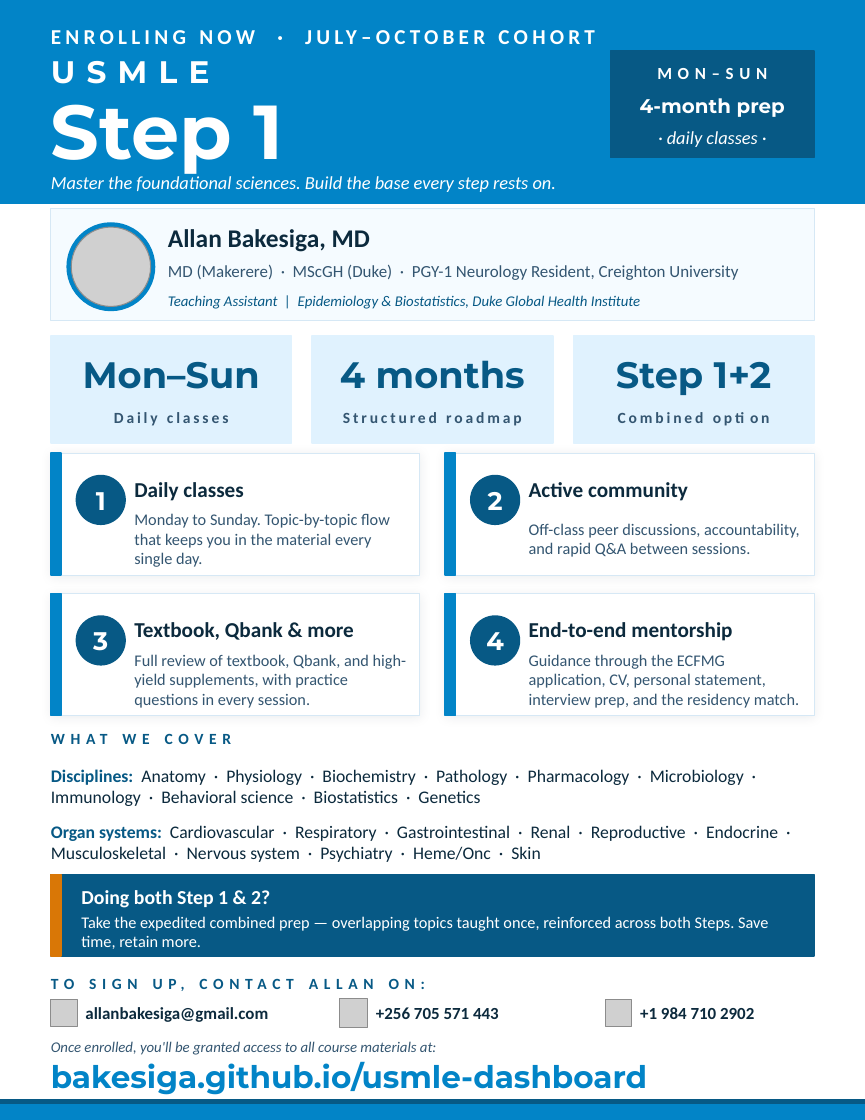
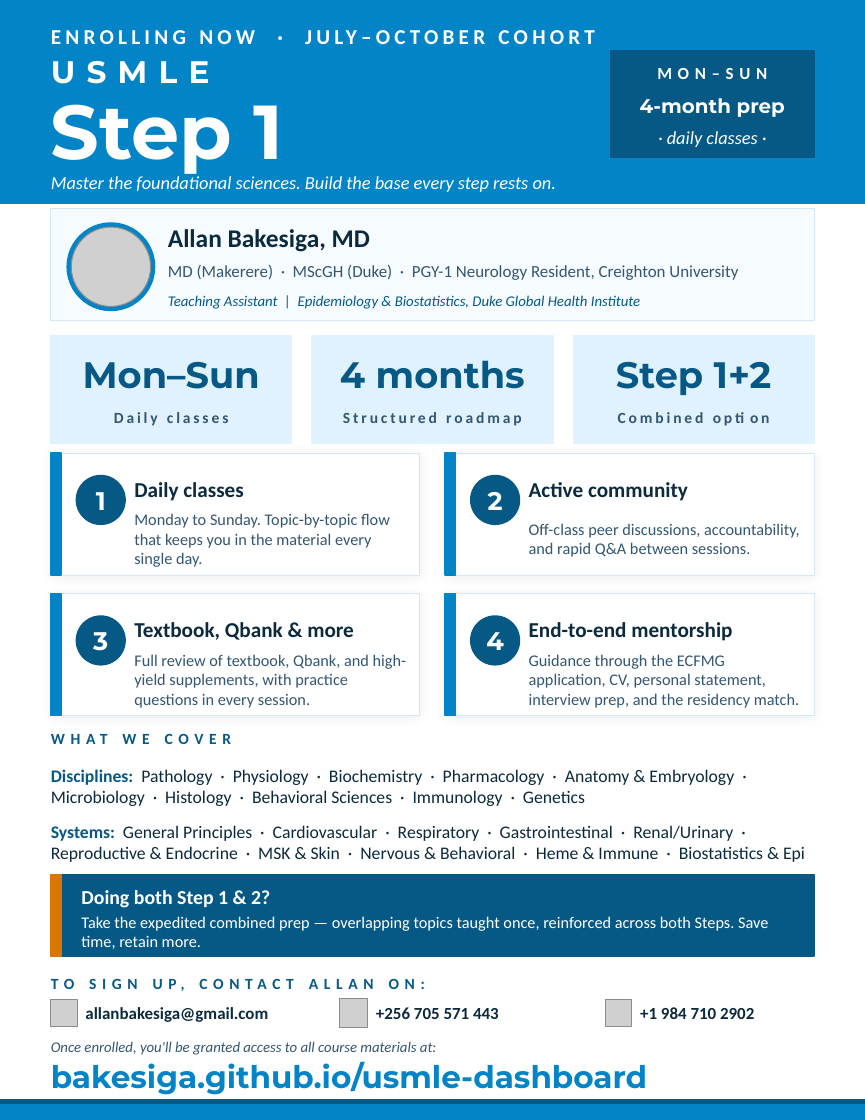
Before and after one commit to Bakesiga/usmle-dashboard, a slide deck: slide 1 of outputs/flyers/USMLE_Step1_Flyer.pptx. Drawn at 865x1120 pixels with LibreOffice and Linux fonts; fonts in the diff are those of the drawing; grey boxes stand for pictures. Boxes give left, top, right and bottom in pixels: in the first picture for what was removed or moved away, otherwise in the second. Text is boxed around its words. In the diff, an @@ line names an element or a change of style, - is before the commit and + after.

```diff
--- a/outputs/flyers/USMLE_Step1_Flyer.pptx
+++ b/outputs/flyers/USMLE_Step1_Flyer.pptx
@@ text at [51,769,734,806]: text changed @@
-Disciplines: Anatomy · Physiology · Biochemistry · Pathology · Pharmacology · Microbiology · Immunology · Behavioral science · Biostatistics · Genetics
+Disciplines: Pathology · Physiology · Biochemistry · Pharmacology · Anatomy & Embryology · Microbiology · Histology · Behavioral Sciences · Immunology · Genetics
@@ text at [51,825,805,862]: text changed @@
-Organ systems: Cardiovascular · Respiratory · Gastrointestinal · Renal · Reproductive · Endocrine · Musculoskeletal · Nervous system · Psychiatry · Heme/Onc · Skin
+Systems: General Principles · Cardiovascular · Respiratory · Gastrointestinal · Renal/Urinary · Reproductive & Endocrine · MSK & Skin · Nervous & Behavioral · Heme & Immune · Biostatistics & Epi
```
Also in this commit, not shown: 2 other files.
